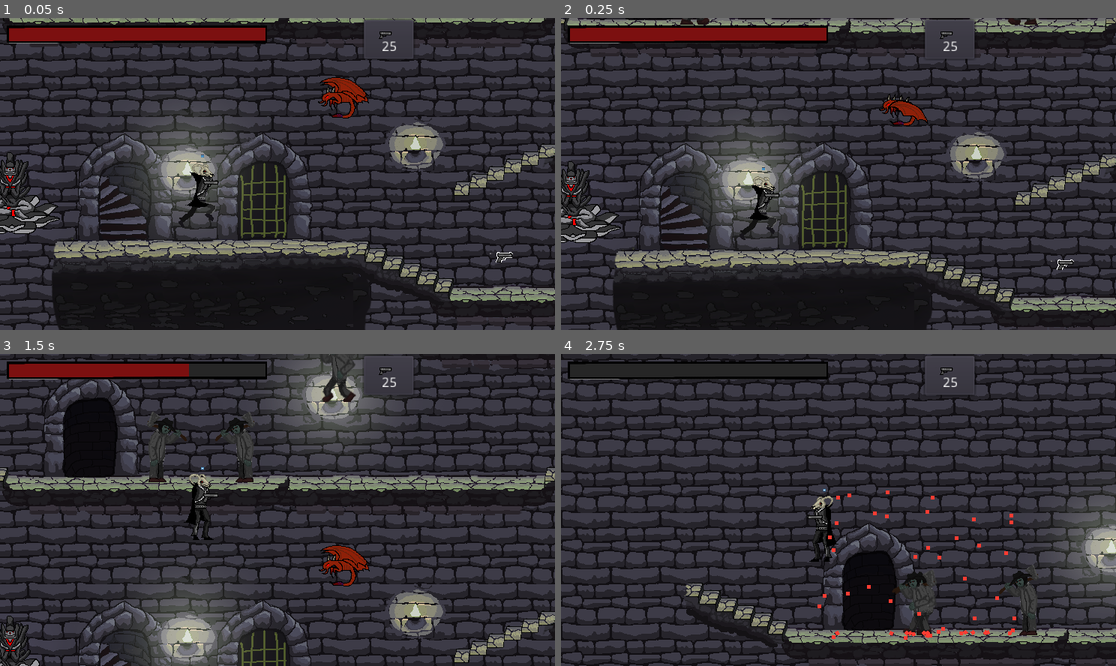
Above: before the commit, frames 1-4 (two rows, left to right).
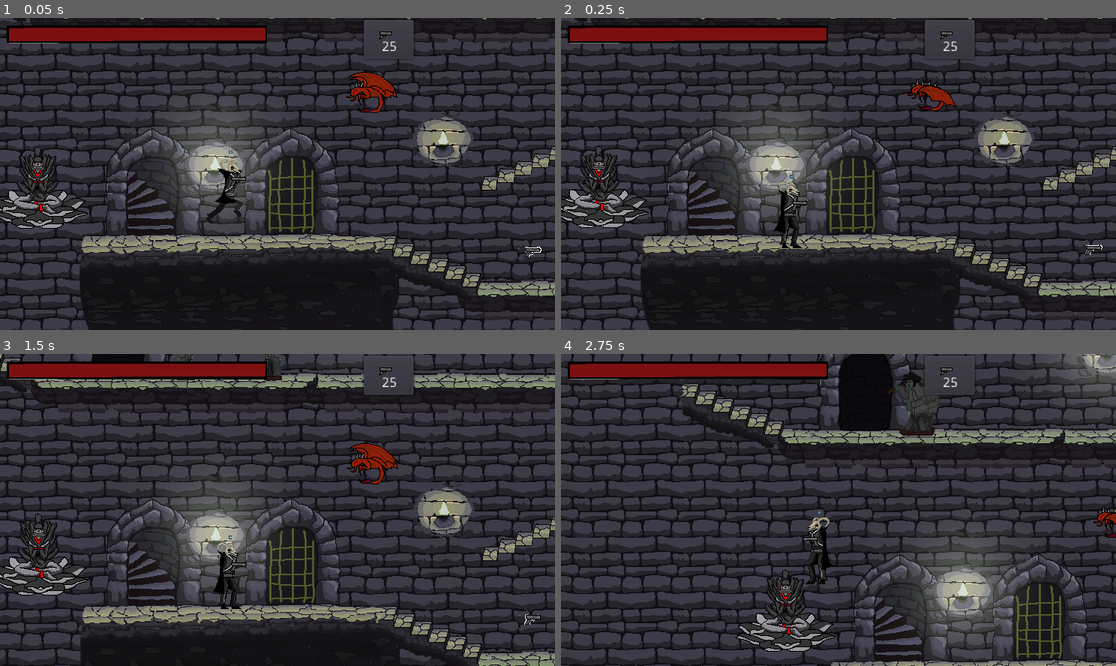
Above: after the commit, the same moments.

Repository: IgorBayerl/godot-game-liliths-crusade
Game: Godot game, scene res://src/Scenes/Main.tscn
The game is run twice, just before and just after one commit, with the same random seed, the same clock (stepped at 60 frames per second) and the same inputs. The engine's default icon, where the game draws it, is replaced by a stand-in: a white triangle on a blue panel in a dark square.
Inputs (mouse positions are in pixels of both pictures, inside the frame that each line leads up to):
- Up to frame 1 (0.05 s): no input
- Up to frame 2 (0.25 s): no input
- Up to frame 3 (1.5 s): move the mouse to (399, 494) at 0.52 s; hold Right (move_RIGHT) 0.53-1.25 s; hold Ctrl (ctrl) 0.53-1.25 s; tap 4 (Gun_4) at 0.6 s; click (399, 494) at 0.67 s; tap Space (jump) at 0.77, 1.07 s; drag from (166, 525) to (11, 600) at 1.27 s
- Up to frame 4 (2.75 s): move the mouse to (894, 441) at 2.02 s; hold Left (move_LEFT) from 2.03 s (still down); hold Space (jump) from 2.03 s (still down); tap 4 (Gun_4) at 2.3 s

The runs differ from the first frame. In frame 1, 55% of the frame differs, in the area x 0-100%, y 0-100%; in frame 2, 44%; in frame 3, 60%; in frame 4, 57%.

Commit message:
bug fixes with gravity

Diff:
--- a/src/Actors/Aroldo.tscn
+++ b/src/Actors/Aroldo.tscn
@@ -18,14 +18,14 @@
 "name": "Walk",
 "speed": 4.0
 }, {
+"frames": [ ExtResource( 9 ), ExtResource( 7 ), ExtResource( 8 ) ],
+"loop": true,
+"name": "Atack",
+"speed": 5.0
+}, {
 "frames": [ ExtResource( 6 ) ],
 "loop": true,
 "name": "Idle",
-"speed": 5.0
-}, {
-"frames": [ ExtResource( 9 ), ExtResource( 7 ), ExtResource( 8 ) ],
-"loop": true,
-"name": "Atack",
 "speed": 5.0
 } ]
 
@@ -56,7 +56,9 @@
 [sub_resource type="RectangleShape2D" id=6]
 extents = Vector2( 23.5, 36 )
 
-[node name="Aroldo" type="KinematicBody2D"]
+[node name="Aroldo" type="KinematicBody2D" groups=[
+"Entidade",
+]]
 collision_layer = 130
 script = ExtResource( 2 )
 
--- a/src/Actors/Player.tscn
+++ b/src/Actors/Player.tscn
@@ -14,8 +14,8 @@
 [ext_resource path="res://src/Assets/Sprites/gun.png" type="Texture" id=15]
 [ext_resource path="res://src/Assets/Sprites/PLAYER/SpriteSheet.png" type="Texture" id=17]
 
-[sub_resource type="RectangleShape2D" id=1]
-extents = Vector2( 31.1514, 77.076 )
+[sub_resource type="RectangleShape2D" id=8]
+extents = Vector2( 28.3935, 76.1278 )
 
 [sub_resource type="RectangleShape2D" id=2]
 extents = Vector2( 20.702, 44.3677 )
@@ -217,6 +217,8 @@
 collision_layer = 4
 collision_mask = 2147483681
 script = ExtResource( 1 )
+GRAVITY = 1400
+JUMP_FORCE = -650
 
 [node name="player" type="Sprite" parent="."]
 visible = false
@@ -225,8 +227,8 @@
 [node name="Colision" type="CollisionShape2D" parent="." groups=[
 "Player",
 ]]
-position = Vector2( -0.408946, 42.9806 )
-shape = SubResource( 1 )
+position = Vector2( -0.116311, 44.7364 )
+shape = SubResource( 8 )
 
 [node name="SPRITES" type="Node2D" parent="."]
 
@@ -288,11 +290,7 @@
 position = Vector2( 81.0049, -7.99806 )
 
 [node name="Camera_position" type="Position2D" parent="Mira"]
-position = Vector2( 191.055, -13.3127 )
-
-[node name="Sprite" type="Sprite" parent="Mira/Camera_position"]
-visible = false
-texture = ExtResource( 2 )
+position = Vector2( 119.355, -0.607853 )
 
 [node name="Camera2D" parent="Mira/Camera_position" instance=ExtResource( 7 )]
 position = Vector2( 2.51382, -1.15216 )
@@ -304,7 +302,8 @@
 offset_v = -0.7
 drag_margin_left = 1.0
 drag_margin_right = 1.0
-DAMP_EASING = 1.8025
+amplitude = 5.0
+DAMP_EASING = 1.7411
 
 [node name="MiliAtack_Timer" type="Timer" parent="."]
 
--- a/src/Actors/Roberto.tscn
+++ b/src/Actors/Roberto.tscn
@@ -22,7 +22,9 @@
 "values": [ 0, 1, 2, 3, 1 ]
 }
 
-[node name="Roberto" type="KinematicBody2D"]
+[node name="Roberto" type="KinematicBody2D" groups=[
+"Entidade",
+]]
 script = ExtResource( 1 )
 
 [node name="CollisionShape2D" type="CollisionShape2D" parent="."]
--- a/src/Scenes/Main.tscn
+++ b/src/Scenes/Main.tscn
@@ -96,9 +96,6 @@
 [node name="Player" parent="MainController" instance=ExtResource( 1 )]
 position = Vector2( 571.172, 684.257 )
 scale = Vector2( 0.519995, 0.519995 )
-NORMAL_GRAVITIY = 100
-SMALL_JUMP_GRAVITIY = 200
-JUMP_FORCE = -400
 
 [node name="GetItem" type="Area2D" parent="MainController/Player"]
 visible = false
--- a/src/Scripts/Aroldo.gd
+++ b/src/Scripts/Aroldo.gd
@@ -105,7 +105,7 @@
 	vel = move_and_slide(vel, Vector2(0, -1))
 
 func take_damage(damage):
-
+	get_parent().get_node("Player").camera_shake(0.2)
 	health -= damage
 	print('outch !!! tomei um dano aqui !')
 
--- a/src/Scripts/Bullet.gd
+++ b/src/Scripts/Bullet.gd
@@ -8,5 +8,7 @@
 
 
 func _on_RigidBody2D_body_entered(body: Node) -> void:
-	if!body.is_in_group("Player"):
+
+	if body.is_in_group("Entidade"):
+		body.take_damage(20)
 		queue_free()
--- a/src/Scripts/Player.gd
+++ b/src/Scripts/Player.gd
@@ -1,10 +1,10 @@
 extends KinematicBody2D
-
-export var NORMAL_GRAVITIY = 300
-export var SMALL_JUMP_GRAVITIY = 800
+#
+#export var NORMAL_GRAVITIY = 300
+#export var SMALL_JUMP_GRAVITIY = 800
 
 export var SPEED = 300
-var GRAVITY = 500
+export var GRAVITY = 500
 export var JUMP_FORCE = -1000
 
 
@@ -24,38 +24,39 @@
 var is_dashing = false
 var can_dash = true
 
+func _process(delta: float) -> void:
+	animations_set()
+	death_detection()
 func _physics_process(delta: float) -> void:
 	_direction_move(delta)
-	animations_set()
 
-	death_detection()
-
-	if Input.is_action_just_pressed("Gun_4"):
-		take_damage(30)
-
+func _can_move() -> bool:
+	if not Input.is_action_pressed("ctrl") and is_atacking == 0:
+		return true
+	else:
+		return false
 
 func _direction_move(delta):
 
 	direction = Vector2()
-#	if not is_on_floor():
 	motion.y += GRAVITY* delta
 
 	if Input.is_action_pressed("move_UP"):
-#		motion.y = -SPEED
 		direction += Vector2(0,1)
 	elif Input.is_action_pressed("move_DOWN"):
-#		motion.y = SPEED
 		direction += Vector2(0,-1)
 	else:
 		direction += Vector2(0,0)
 
-	if Input.is_action_pressed("move_RIGHT") and not Input.is_action_pressed("ctrl") and is_atacking == 0:
-		motion.x = SPEED
-		direction += Vector2(1 ,0)
+	if Input.is_action_pressed("move_RIGHT") :
+		if _can_move():
+			motion.x = SPEED
+			direction += Vector2(1 ,0)
 		LOOKING_DIRECTION.x = 1
-	elif Input.is_action_pressed("move_LEFT")and not Input.is_action_pressed("ctrl") and is_atacking == 0:
-		motion.x = -SPEED
-		direction += Vector2(-1 ,0)
+	elif Input.is_action_pressed("move_LEFT"):
+		if _can_move():
+			motion.x = -SPEED
+			direction += Vector2(-1 ,0)
 		LOOKING_DIRECTION.x = -1
 	else:
 		direction += Vector2(0,0)
@@ -63,17 +64,19 @@
 
 	if Input.is_action_pressed("jump"):
 		if _pode_pular():
+
 			motion.y = JUMP_FORCE
-	elif motion.y < 0 :
-		GRAVITY = SMALL_JUMP_GRAVITIY
-	else:
-		GRAVITY = NORMAL_GRAVITIY
+	if Input.is_action_just_released("jump") and motion.y < -400 :
+		motion.y = -400
+#	elif motion.y < 0 :
+#		GRAVITY = SMALL_JUMP_GRAVITIY
+#	else:
+#		GRAVITY = NORMAL_GRAVITIY
 
 	if Input.is_action_just_pressed("hability"):
 		dash()
 
 	motion = move_and_slide(motion  , NORMAL)
-#	print(direction)
 
 func _pode_pular() -> bool:
 	if is_on_floor():
@@ -177,6 +180,11 @@
 		yield(get_tree().create_timer(0.2), "timeout")
 		$Mira/Camera_position/Camera2D.shake = false
 
+func camera_shake(timeout):
+	$Mira/Camera_position/Camera2D.shake = true
+	yield(get_tree().create_timer(timeout), "timeout")
+	$Mira/Camera_position/Camera2D.shake = false
+
 func take_damage(damage):
 	get_parent().get_node("CanvasLayer/Control/Health Bar").take_damage(damage)
 	health -= damage
--- a/src/Scripts/Roberto.gd
+++ b/src/Scripts/Roberto.gd
@@ -19,3 +19,6 @@
 	TweenNode.start()
 	yield(get_tree().create_timer(tempo), "timeout")
 	_sobe()
+
+func take_damage(damage):
+	print(damage)
Not shown: 1 places in src/Scenes/Main.tscn that only renumber resources
